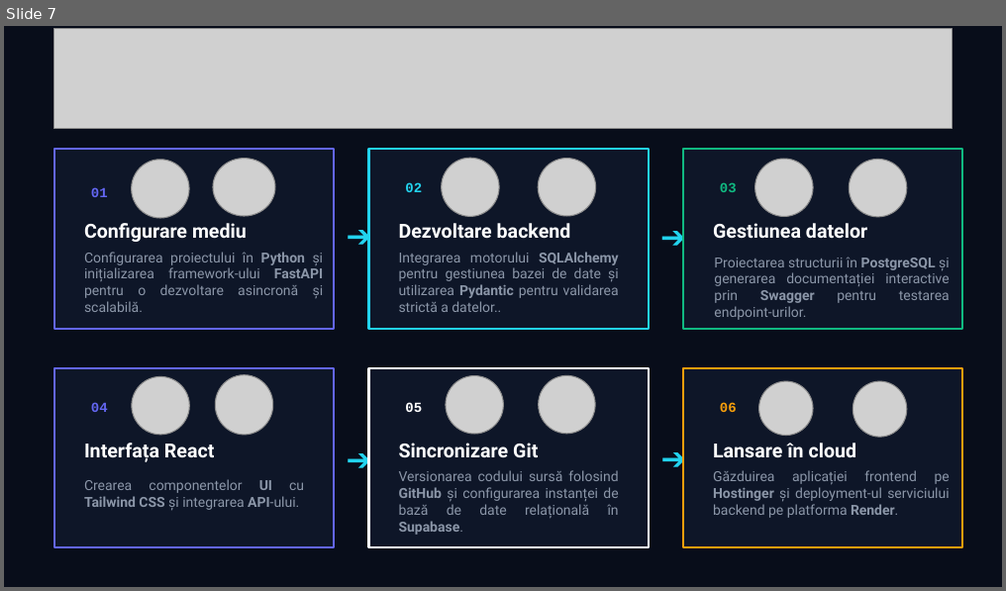
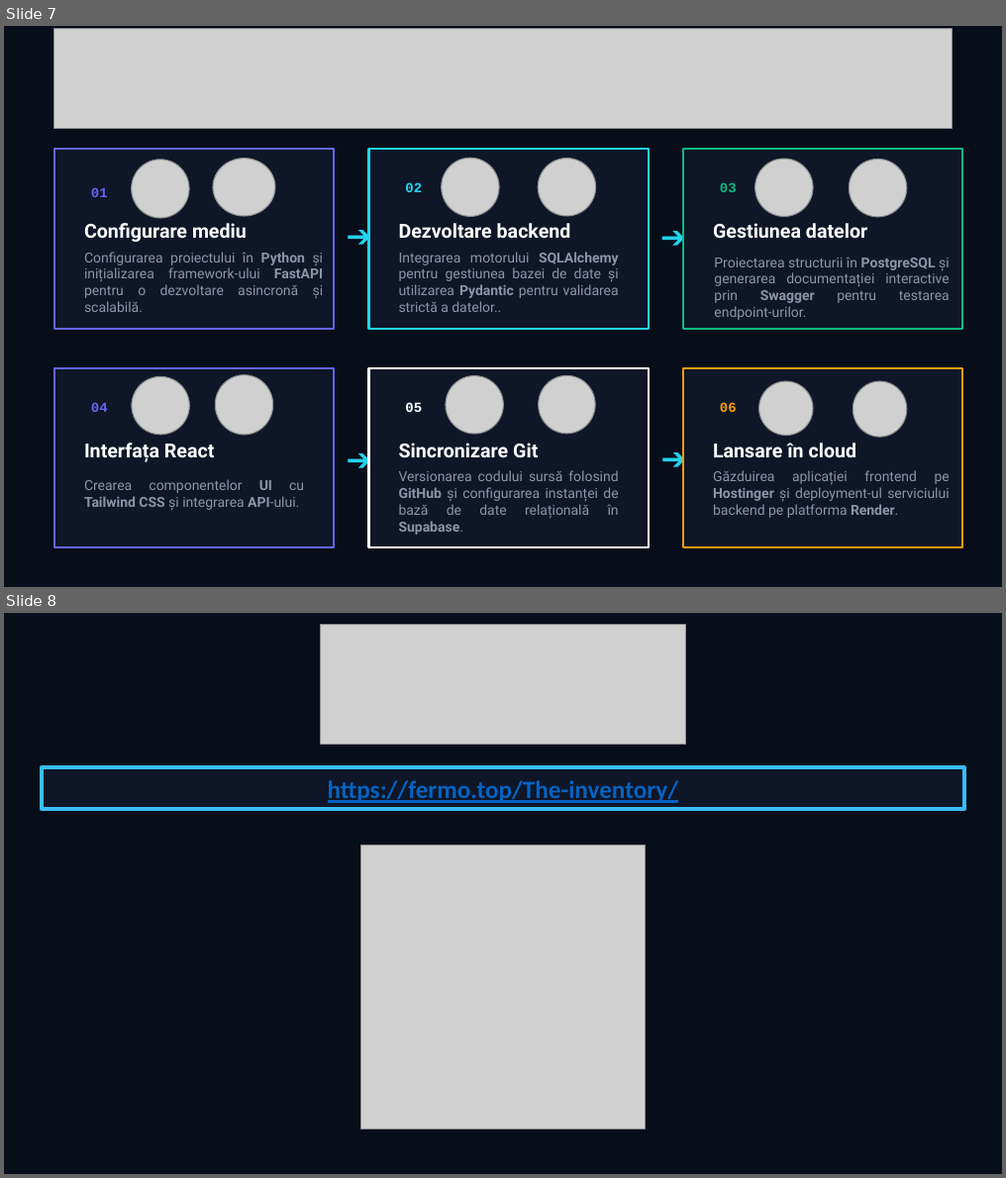
Before and after one commit to StrugariuFilip/the-inventory, a slide deck: Documentations/The-Inventory.pptx. Shown one above the other, each under a label of ours: slide 7 before the commit, slides 7 and 8 after it. The pictures are 1006x591 and 1006x1178 pixels, drawn with LibreOffice and Linux fonts; fonts in the diff are those of the drawing; grey boxes stand for pictures. Boxes give left, top, right and bottom in pixels: in the first picture for what was removed or moved away, otherwise in the second. Text is boxed around its words. In the diff, an @@ line names an element or a change of style, - is before the commit and + after.

```diff
--- a/Documentations/The-Inventory.pptx
+++ b/Documentations/The-Inventory.pptx
@@ slide 8 added at (4, 613, 1002, 1174), background #080D1A @@
@@ picture added at (321, 625, 686, 745) @@
@@ rectangle added at (42, 767, 964, 810), fill #0E1628, outline #38BDF8 3 pt @@
@@ text added at (328, 780, 679, 803), 18 pt, text #0563C1, bold, underline @@
+https://fermo.top/The-inventory/
@@ picture added at (361, 845, 645, 1130) @@
```
Also in this commit, not shown: 1 slide changed, 1 slide removed, 8 other files.
